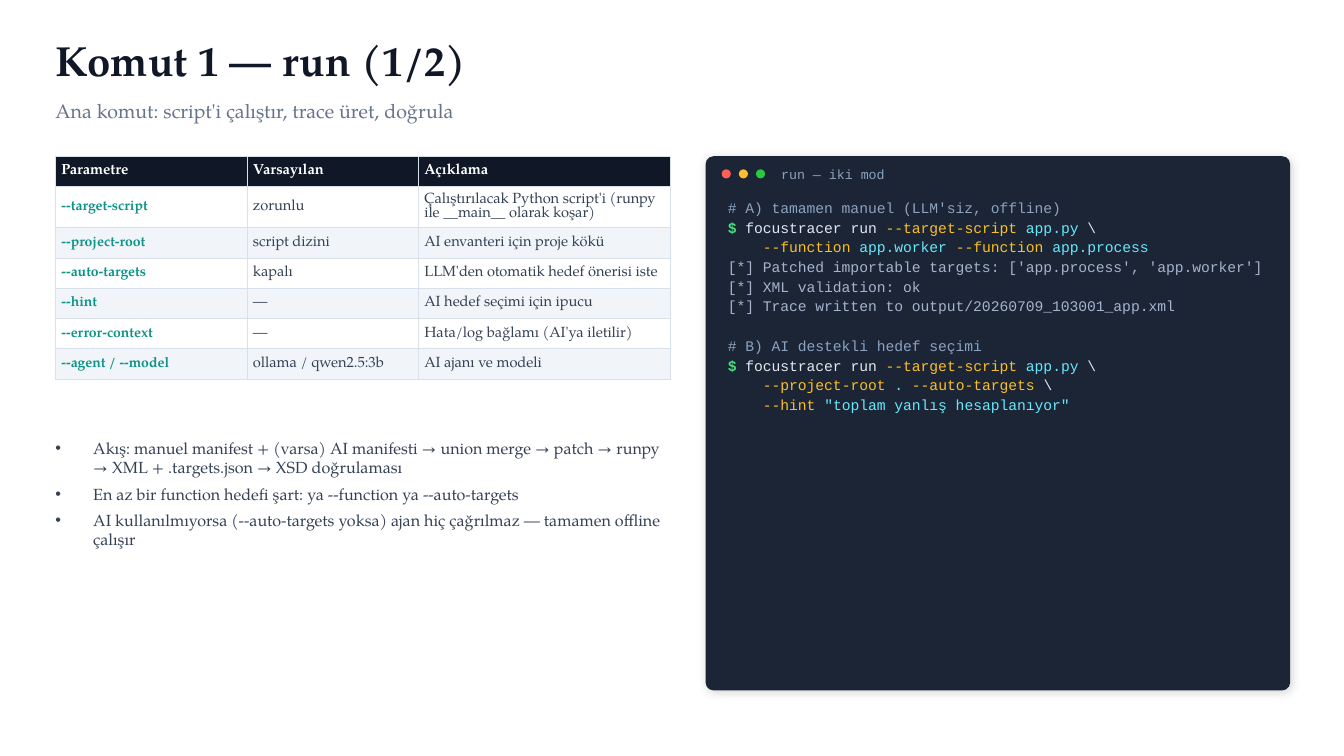
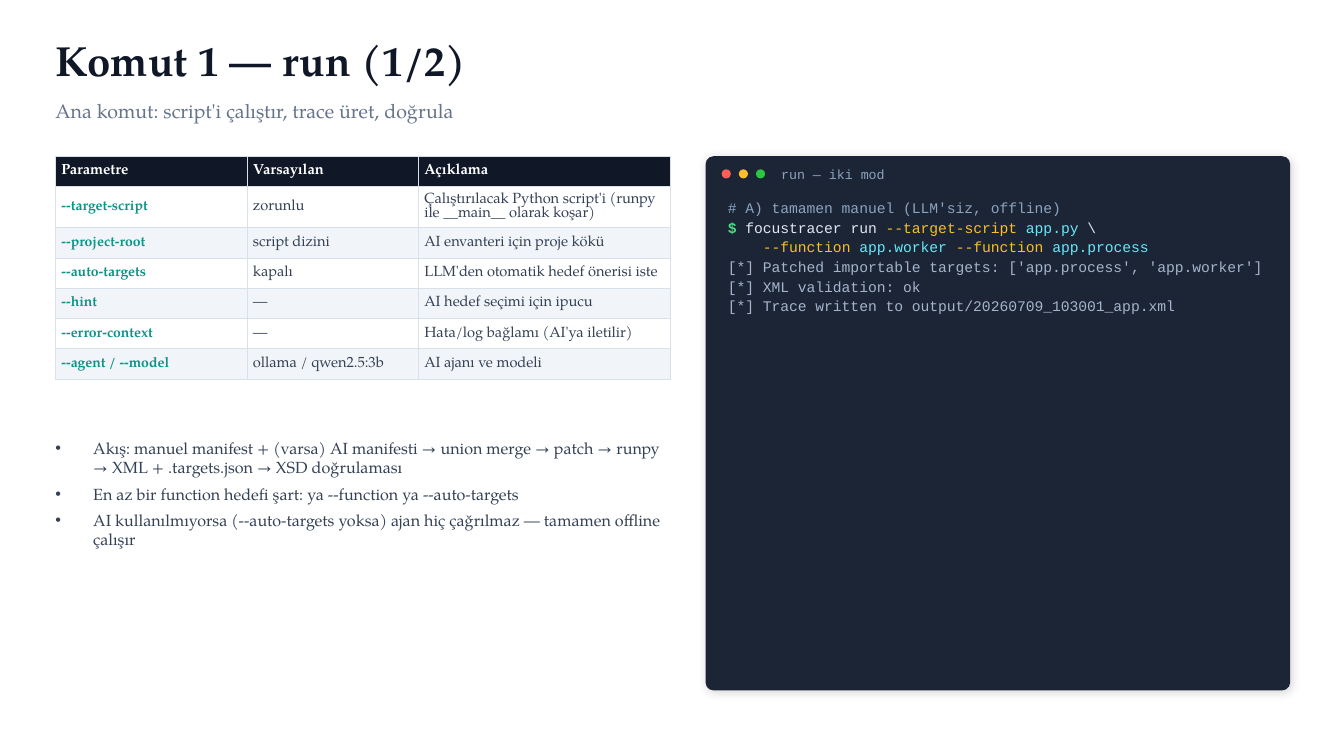
Before and after one commit to BitnetTR/focustracer, a slide deck: slide 14 of docs/FocusTracer_Sunum.pptx. Drawn at 1344x756 pixels with LibreOffice and Linux fonts; fonts in the diff are those of the drawing. Boxes give left, top, right and bottom in pixels: in the first picture for what was removed or moved away, otherwise in the second. Text is boxed around its words. In the diff, an @@ line names an element or a change of style, - is before the commit and + after.

```diff
--- a/docs/FocusTracer_Sunum.pptx
+++ b/docs/FocusTracer_Sunum.pptx
@@ text at (x1=745, y1=340, x2=1079, y2=413): paragraphs removed @@
-# B) AI destekli hedef seçimi
-$ focustracer run --target-script app.py \
---project-root . --auto-targets \
---hint "toplam yanlış hesaplanıyor"
```
Also in this commit, not shown: 3 other slides changed, 1 slide removed, 10 other files.
